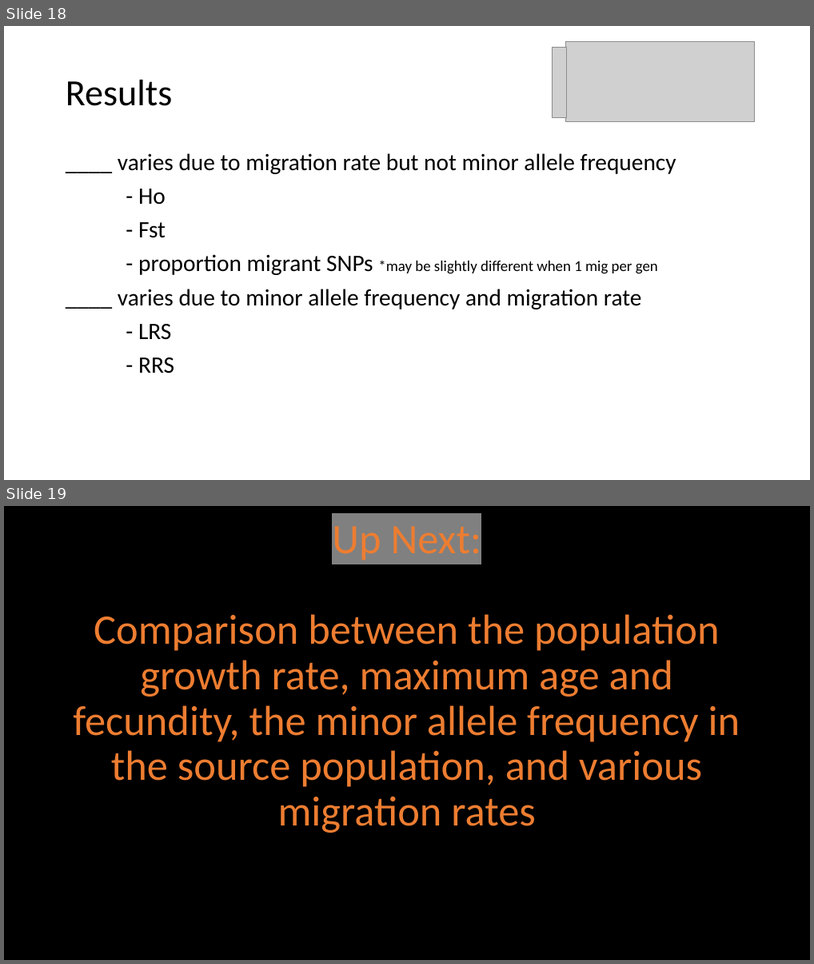
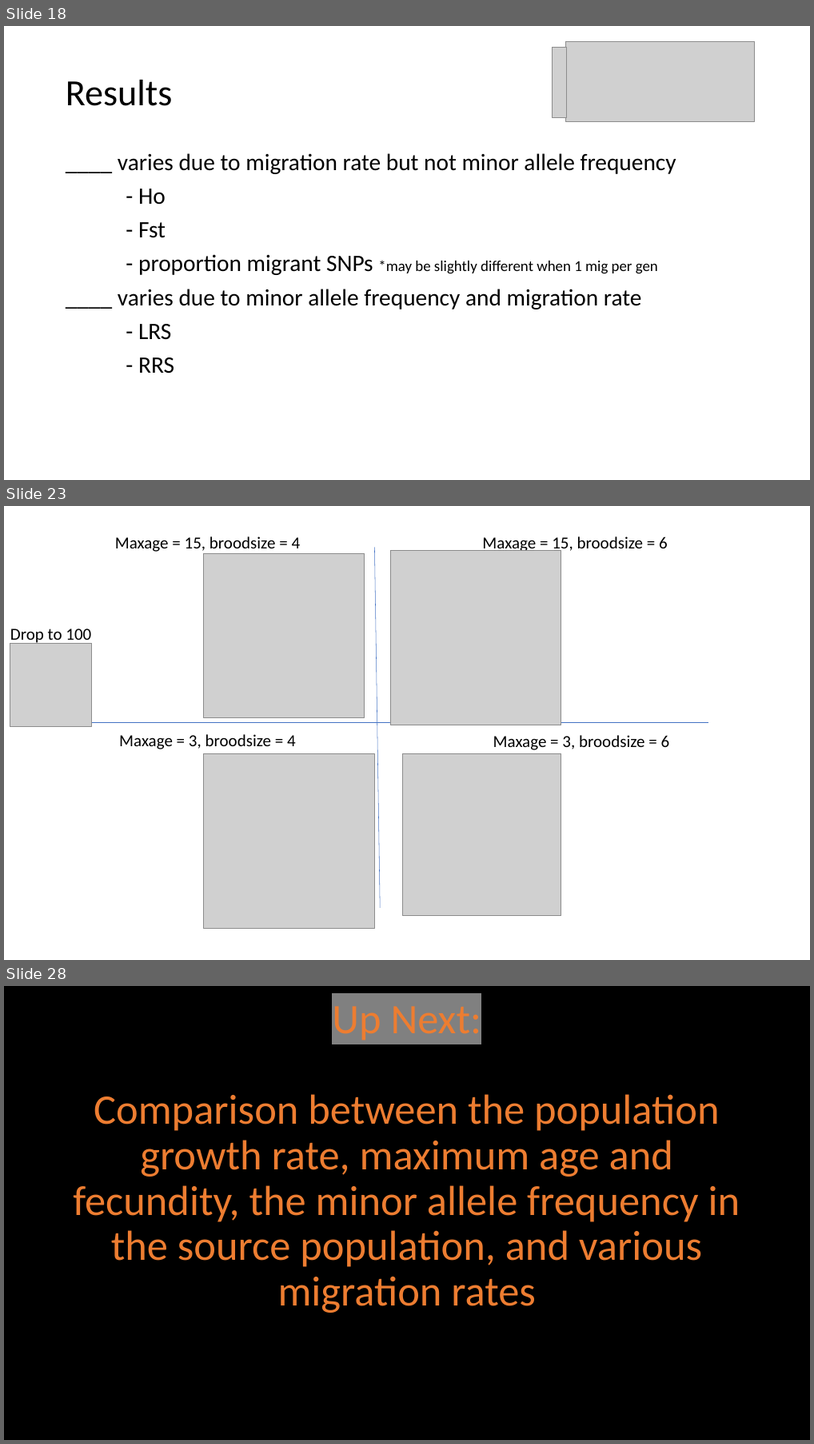
Before and after one commit to ginalamka/ComplexModel_ABM, a slide deck: Output_local/holding/figs/Figs_1.13.23.pptx. Shown one above the other, each under a label of ours: slides 18 and 19 before the commit, slides 18, 23 and 28 after it; the slides between them are not shown. The pictures are 814x964 and 814x1444 pixels, drawn with LibreOffice and Linux fonts; fonts in the diff are those of the drawing; grey boxes stand for pictures. Boxes give left, top, right and bottom in pixels: in the first picture for what was removed or moved away, otherwise in the second. Text is boxed around its words. In the diff, an @@ line names an element or a change of style, - is before the commit and + after.

```diff
--- a/Output_local/holding/figs/Figs_1.13.23.pptx
+++ b/Output_local/holding/figs/Figs_1.13.23.pptx
@@ slide 23 added at bbox=[4, 506, 810, 960], background #FFFFFF @@
@@ text added at bbox=[115, 536, 301, 554], 20 pt, text #000000 @@
+Maxage = 15, broodsize = 4
@@ picture added at bbox=[204, 553, 365, 718] @@
@@ line added from (375, 547) to (380, 908), #4472C4 0.5 pt @@
@@ picture added at bbox=[390, 550, 562, 725] @@
@@ text added at bbox=[482, 536, 668, 554], 20 pt, text #000000 @@
+Maxage = 15, broodsize = 6
@@ text added at bbox=[10, 628, 91, 645], 20 pt, text #000000 @@
+Drop to 100
@@ picture added at bbox=[10, 643, 92, 726] @@
@@ line added from (84, 723) to (709, 723), #4472C4 0.5 pt @@
@@ text added at bbox=[119, 734, 296, 749], 20 pt, text #000000 @@
+Maxage = 3, broodsize = 4
@@ text added at bbox=[494, 735, 670, 750], 20 pt, text #000000 @@
+Maxage = 3, broodsize = 6
@@ picture added at bbox=[204, 753, 375, 928] @@
@@ picture added at bbox=[402, 753, 562, 916] @@
@@ what was slide 19 is now slide 28 @@
```
Also in this commit, not shown: 2 slides changed, 8 other slides added, 16 other files.
